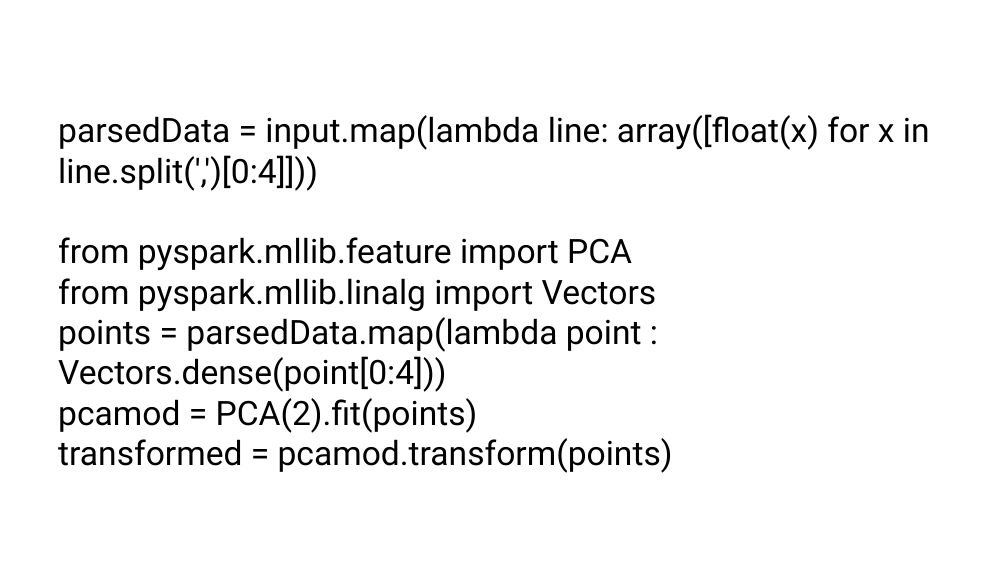
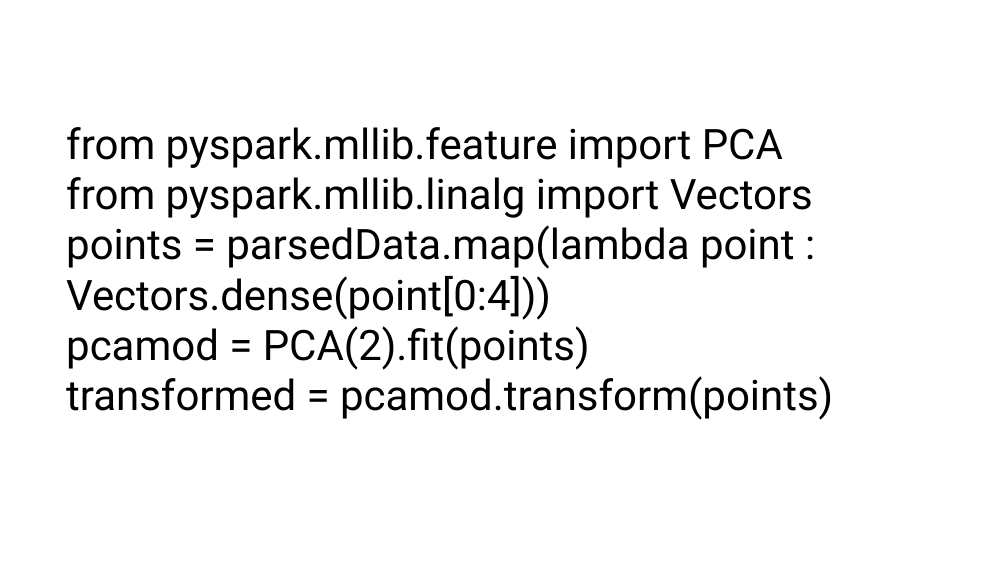
Before and after one commit to ccgcyber/Predictive-Analytics-with-Spark-in-HDInsight, a slide deck: slide 29 of PPT/Module 2.pptx (slide 46 before the commit). Drawn at 1008x567 pixels with LibreOffice and Linux fonts; fonts in the diff are those of the drawing. Boxes give left, top, right and bottom in pixels: in the first picture for what was removed or moved away, otherwise in the second. Text is boxed around its words. In the diff, an @@ line names an element or a change of style, - is before the commit and + after.

```diff
--- a/PPT/Module 2.pptx
+++ b/PPT/Module 2.pptx
@@ text at bbox=[58, 114, 930, 191]: paragraph removed @@
-parsedData = input.map(lambda line: array([float(x) for x in line.split(',')[0:4]]))
@@ text "from pyspark.mllib.feature import PCA": place and size @@
-text "from pyspark.mllib.feature import PCA" at bbox=[58, 114, 930, 473]
+text "from pyspark.mllib.feature import PCA" at bbox=[66, 127, 833, 420]
@@ text "from pyspark.mllib.feature import PCA" at bbox=[66, 127, 833, 420]: size 32 to 40 pt @@
```
Also in this commit, not shown: 8 other slides changed, 25 slides added, 71 slides removed, 6 other files.
